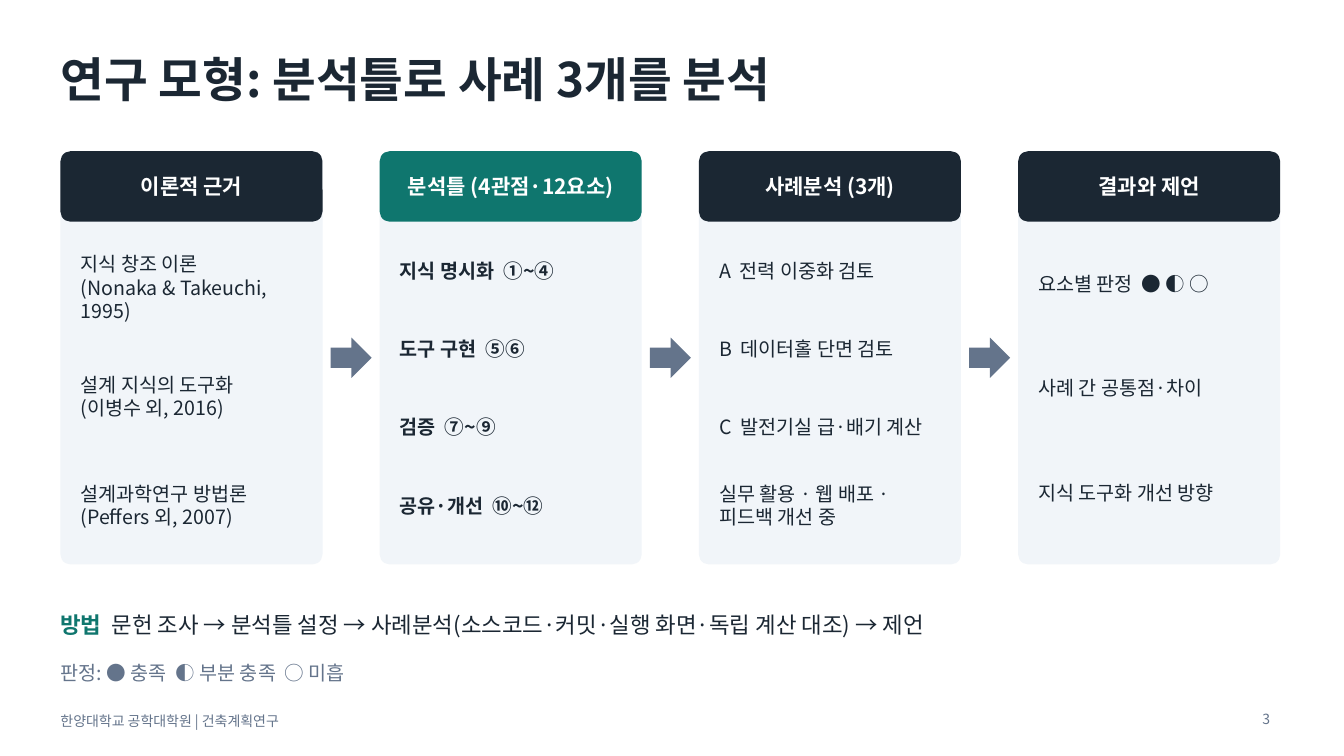
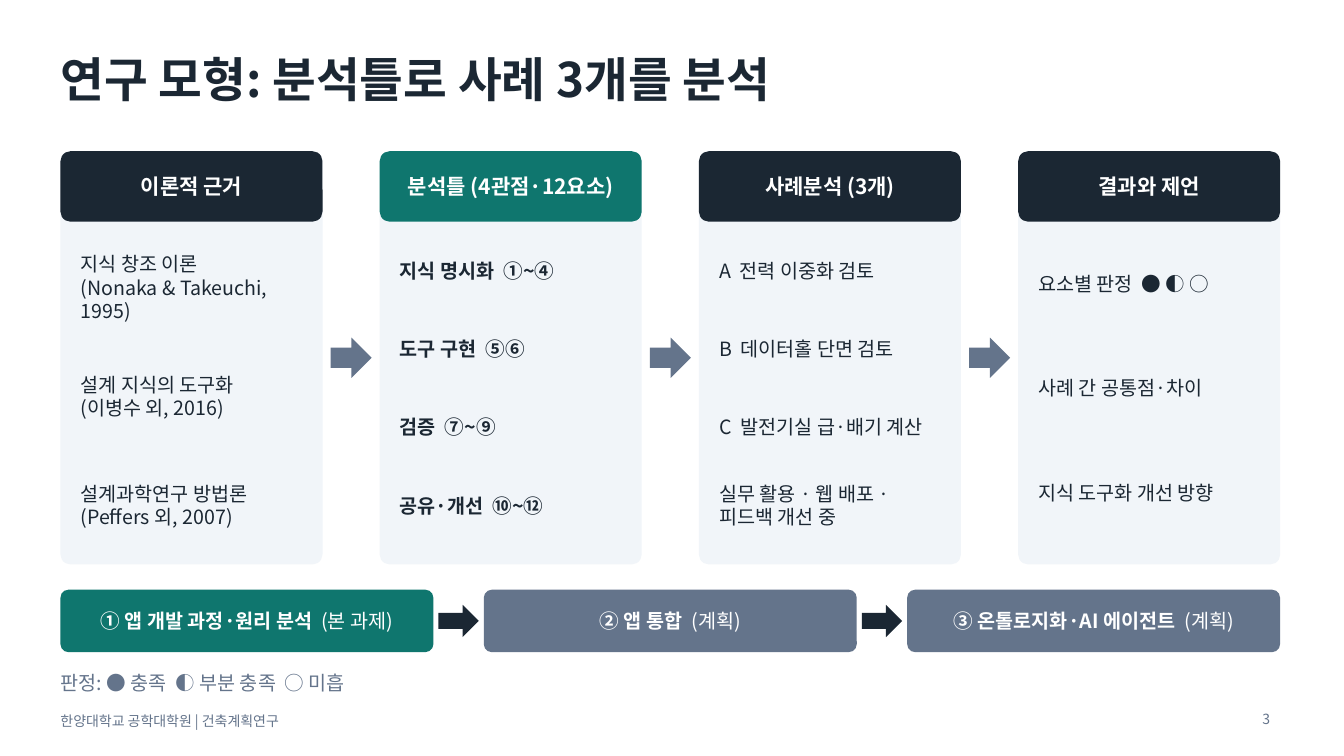
Before and after one commit to sangchuls/pango-gmp, a slide deck: slide 3 of research/발표자료_4장.pptx. Drawn at 1344x756 pixels with LibreOffice and Linux fonts; fonts in the diff are those of the drawing. Boxes give left, top, right and bottom in pixels: in the first picture for what was removed or moved away, otherwise in the second. Text is boxed around its words. In the diff, an @@ line names an element or a change of style, - is before the commit and + after.

```diff
--- a/research/발표자료_4장.pptx
+++ b/research/발표자료_4장.pptx
@@ rounded rectangle added at [60, 590, 434, 652], fill #0F766E @@
@@ rounded rectangle added at [484, 590, 857, 652], fill #64748B @@
@@ rounded rectangle added at [907, 590, 1280, 652], fill #64748B @@
@@ text removed at [60, 614, 924, 638] @@
-방법 문헌 조사 → 분석틀 설정 → 사례분석(소스코드·커밋·실행 화면·독립 계산 대조) → 제언
@@ text added at [101, 611, 393, 632], 14 pt, text #FFFFFF, bold @@
+① 앱 개발 과정·원리 분석 (본 과제)
@@ right arrow added at [439, 605, 479, 637], fill #1B2733 @@
@@ text added at [600, 611, 740, 632], 14 pt, text #FFFFFF, bold @@
+② 앱 통합 (계획)
@@ right arrow added at [862, 605, 902, 637], fill #1B2733 @@
@@ text added at [954, 611, 1233, 632], 14 pt, text #FFFFFF, bold @@
+③ 온톨로지화·AI 에이전트 (계획)
@@ text "판정: ● 충족 ◐ 부분 ...": place and size @@
-text "판정: ● 충족 ◐ 부분 ..." at [60, 663, 345, 682]
+text "판정: ● 충족 ◐ 부분 ..." at [60, 673, 345, 692]
```
Also in this commit, not shown: 8 other files.
